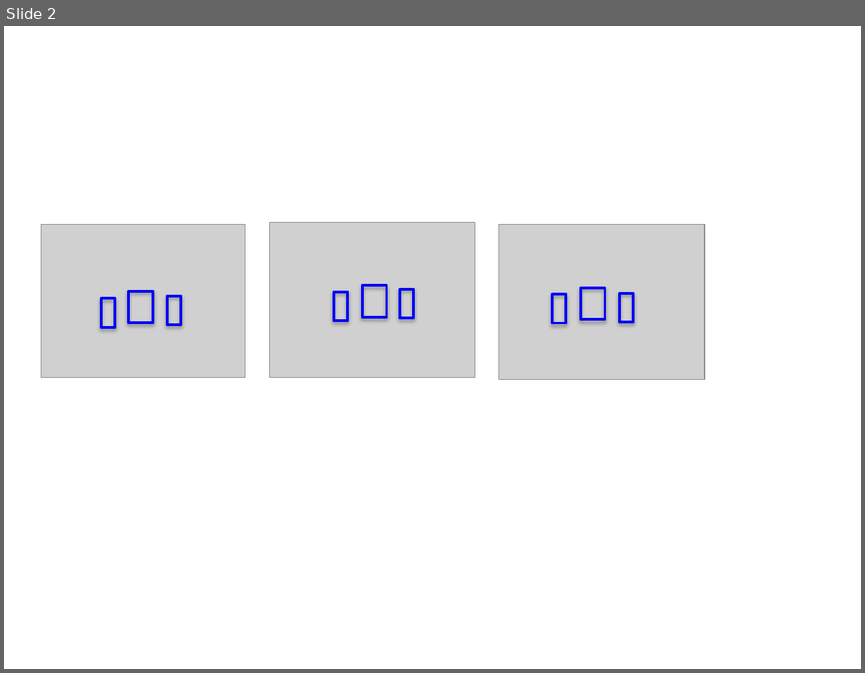
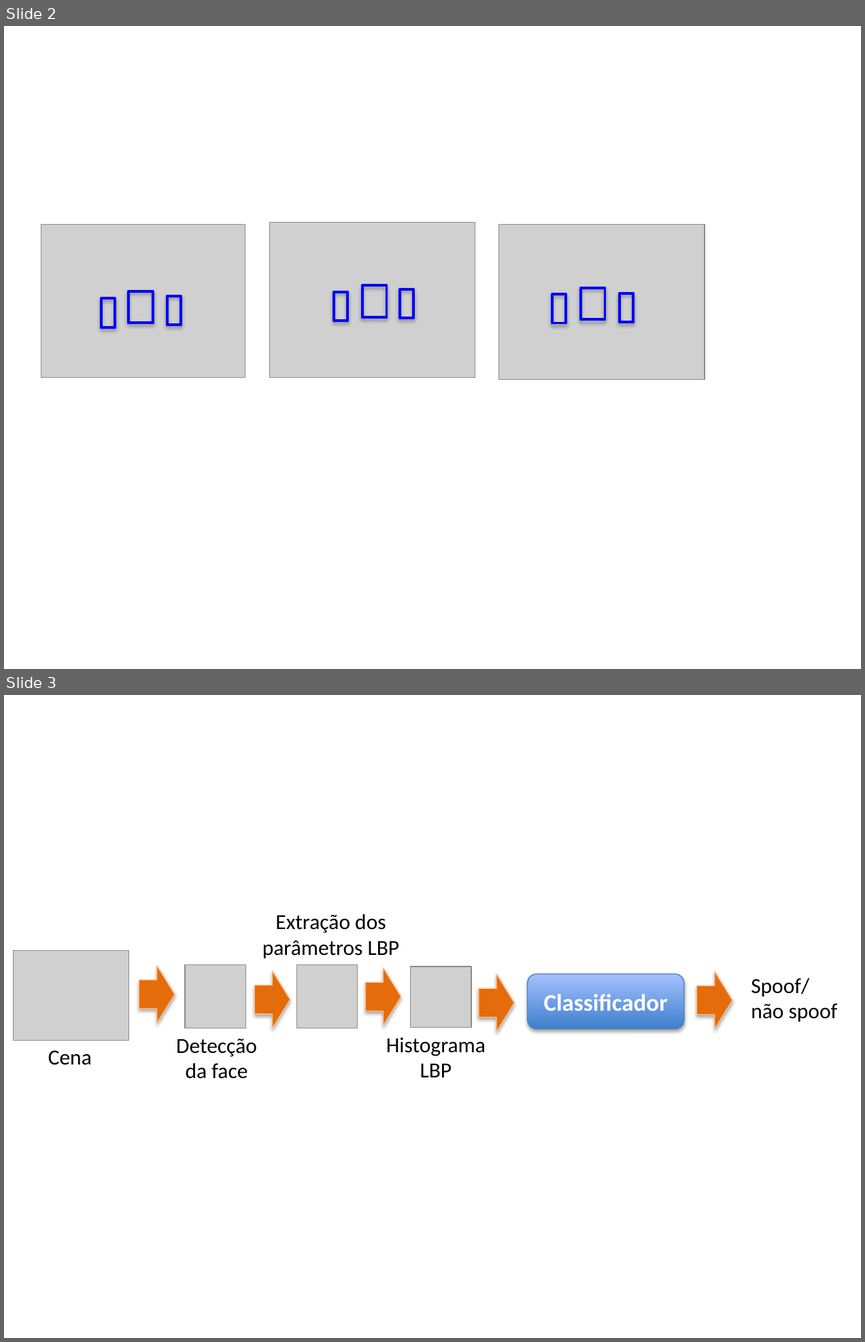
Before and after one commit to tiagofrepereira2012/masters_thesis, a slide deck: qualification/portuguese/images/source.pptx. Shown one above the other, each under a label of ours: slide 2 before the commit, slides 2 and 3 after it. The pictures are 865x673 and 865x1342 pixels, drawn with LibreOffice and Linux fonts; fonts in the diff are those of the drawing; grey boxes stand for pictures. Boxes give left, top, right and bottom in pixels: in the first picture for what was removed or moved away, otherwise in the second. Text is boxed around its words. In the diff, an @@ line names an element or a change of style, - is before the commit and + after.

```diff
--- a/qualification/portuguese/images/source.pptx
+++ b/qualification/portuguese/images/source.pptx
@@ slide 3 added at box(4, 695, 861, 1338), background #FFFFFF @@
@@ text added at box(262, 914, 400, 958), 18 pt, text #000000 @@
+Extração dos
+parâmetros LBP
@@ picture added at box(14, 950, 129, 1040) @@
@@ right arrow added at box(139, 966, 175, 1023), fill #E46C0A, outline #FAC090 0.75 pt @@
@@ picture added at box(185, 965, 245, 1028) @@
@@ right arrow added at box(254, 971, 290, 1028), fill #E46C0A, outline #FAC090 0.75 pt @@
@@ picture added at box(297, 964, 358, 1028) @@
@@ right arrow added at box(366, 968, 402, 1025), fill #E46C0A, outline #FAC090 0.75 pt @@
@@ picture added at box(410, 966, 471, 1028) @@
@@ right arrow added at box(479, 974, 515, 1031), fill #E46C0A, outline #FAC090 0.75 pt @@
@@ rounded rectangle added at box(528, 974, 684, 1028), fill gradient #3F80CE to #A4C4FF, outline #4B7EBC 0.75 pt, 20 pt, text #FFFFFF, bold @@
+Classificador
@@ right arrow added at box(696, 971, 732, 1028), fill #E46C0A, outline #FAC090 0.75 pt @@
@@ text added at box(751, 978, 838, 1021), 18 pt, text #000000 @@
+Spoof/
+não spoof
@@ text added at box(176, 1038, 257, 1079), 18 pt, text #000000 @@
+Detecção
+da face
@@ text added at box(386, 1037, 485, 1077), 18 pt, text #000000 @@
+Histograma
+LBP
@@ text added at box(48, 1050, 92, 1065), 18 pt, text #000000 @@
+Cena
```
Also in this commit, not shown: 1 slide changed, 3 other slides added, 10 other files.
